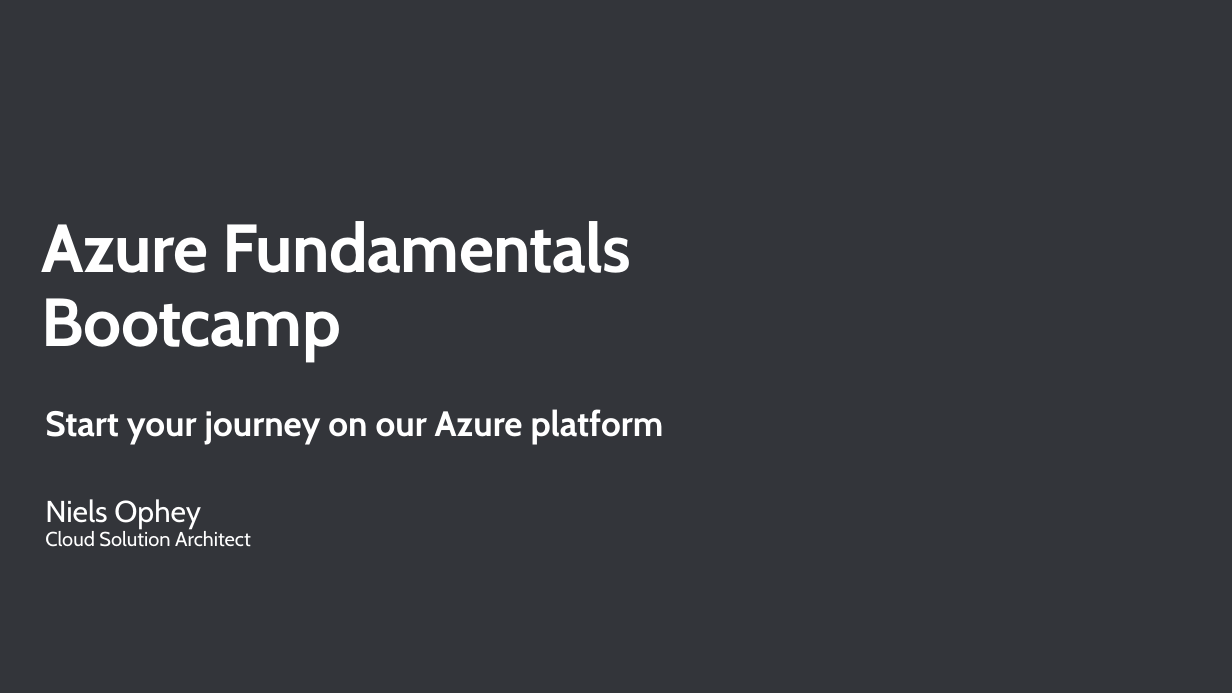
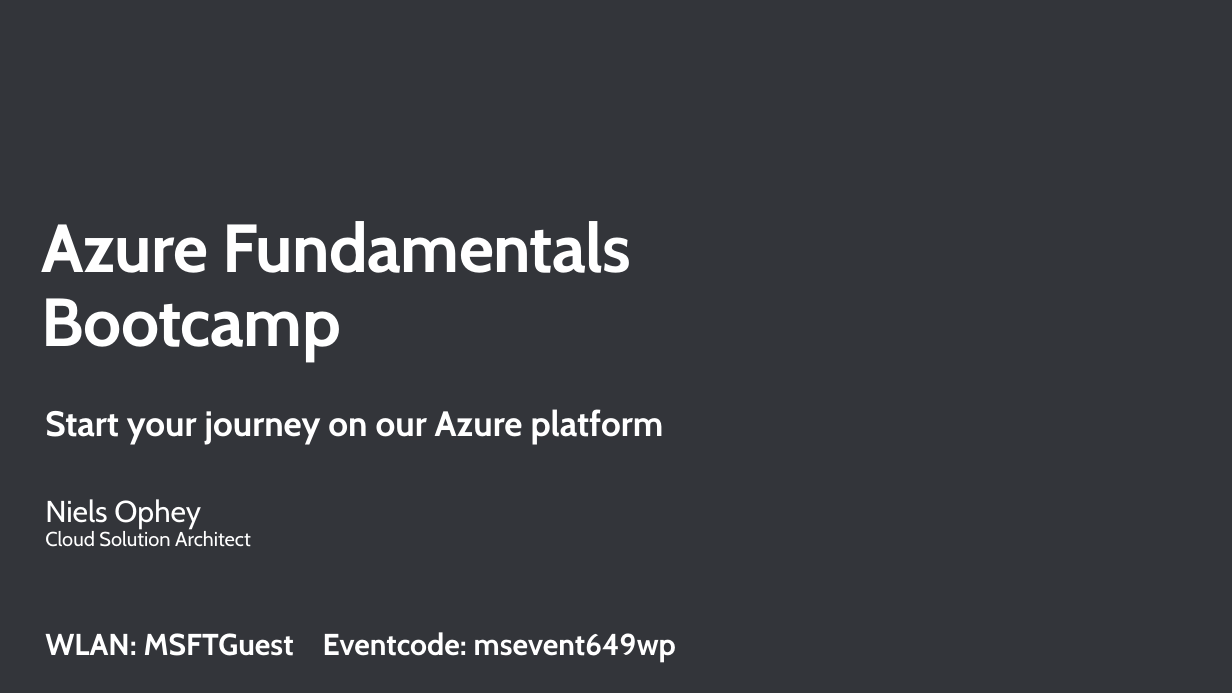
Before and after one commit to CSA-OCP-GER/azure-fundamentals-v2, a slide deck: slide 1 of bootcamp-azure-fundamentels-v2.pptx. Drawn at 1232x693 pixels with LibreOffice and Linux fonts; fonts in the diff are those of the drawing; background and template pictures are left out. Boxes give left, top, right and bottom in pixels: in the first picture for what was removed or moved away, otherwise in the second. Text is boxed around its words. In the diff, an @@ line names an element or a change of style, - is before the commit and + after.

```diff
--- a/bootcamp-azure-fundamentels-v2.pptx
+++ b/bootcamp-azure-fundamentels-v2.pptx
@@ text added at box(45, 632, 676, 663), 24 pt, text #FFFFFF, bold @@
+WLAN: MSFTGuest Eventcode: msevent649wp
```
Also in this commit, not shown: 1 other slide changed, 1 slide added.
